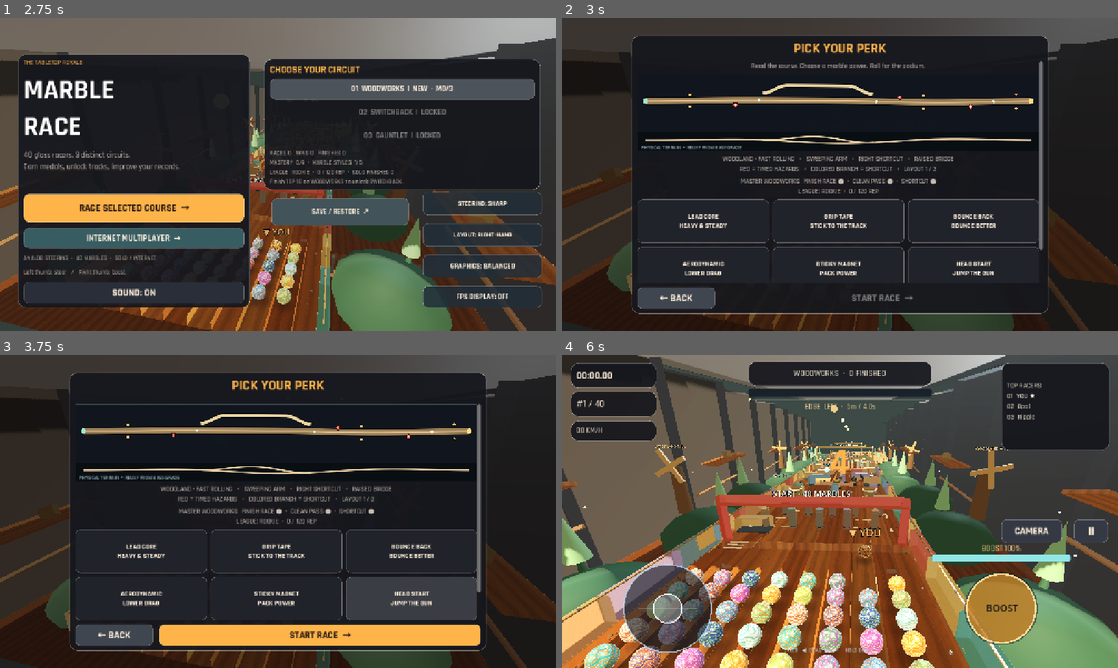
Above: before the commit, frames 1-4 (two rows, left to right).
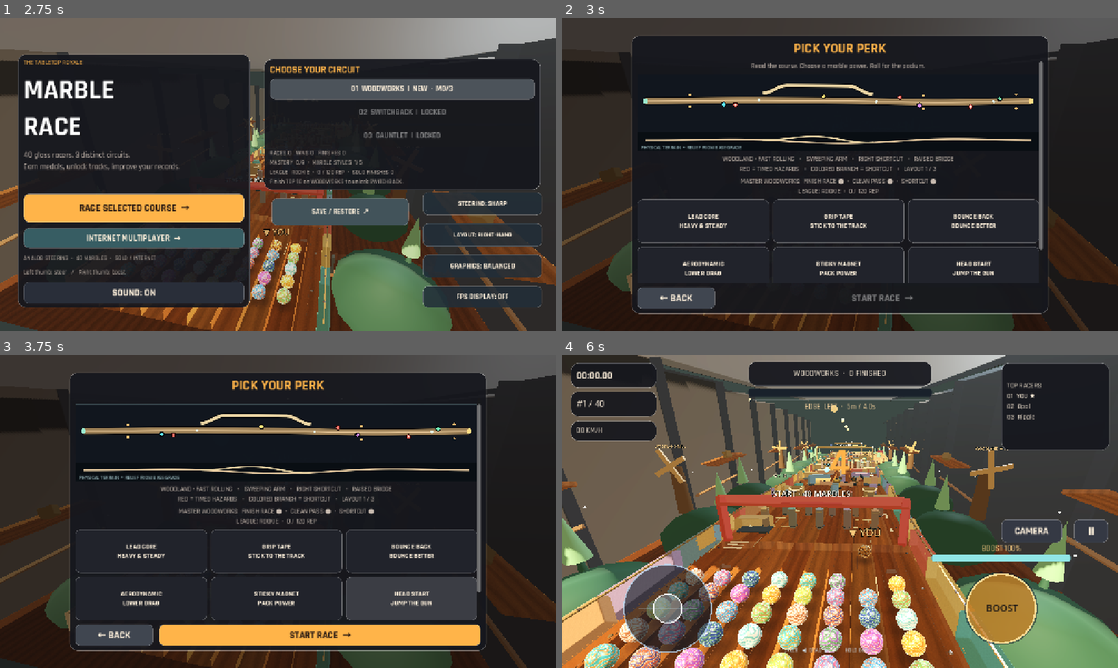
Above: after the commit, the same moments.

Repository: dbrckk/Marble-race-
Game: Godot game, scene res://scenes/main.tscn
Two runs of this game, one before a commit and one after it. Both use one fixed random seed, a clock stepped at 60 frames per second and the inputs below.
Inputs:
- Up to frame 1 (2.75 s): click "STEERING: NORMAL" at 0.5 s; click "01 WOODWORKS | NEW · M0/3" at 1.25 s; click "01 WOODWORKS | NEW · M0/3" at 2 s
- Up to frame 2 (3 s): click "RACE SELECTED COURSE →" at 2.75 s
- Up to frame 3 (3.75 s): click "HEAD START JUMP THE GUN" at 3.5 s
- Up to frame 4 (6 s): click "HEAD START JUMP THE GUN" at 4.25 s; click "HEAD START JUMP THE GUN" at 5 s; click "START RACE →" at 5.75 s

Frame 1 is identical in both runs. In frame 2, less than 0.1% of the frame differs, in the area x 28-80%, y 24-29%; in frame 3, less than 0.1%; in frame 4, nothing differs.

Commit message:
Display exact rare human-only powerup positions as distinct diamonds on nine mobile course maps

Diff:
--- a/scripts/course_briefing.gd
+++ b/scripts/course_briefing.gd
@@ -6,6 +6,7 @@
 const SHORTCUT = preload("res://scripts/shortcut_route.gd")
 const DIRECTOR = preload("res://scripts/race_director.gd")
 const KICKERS = preload("res://scripts/arcade_bumpers.gd")
+const RARE_ITEMS = preload("res://scripts/race_items.gd")
 const START_Z := 12.0
 const FINISH_Z := -185.0
 const TRACK_COLORS := [
@@ -47,6 +48,12 @@
     var x: float = TRACK_PATH.center_at(z,course)+KICKERS.side_offset(
         station,side,course,variation)
     return project(z,x)
+
+func item_marker(index: int) -> Vector2:
+    # Exactly the same absolute world-space placement as the collectible
+    # mesh and its 3D pickup check in every one of the nine race layouts.
+    var position: Vector3 = RARE_ITEMS.placement_at(index,course,variation)
+    return project(position.z,position.x)
 
 func describe() -> String:
     var side: String = "RIGHT" if SHORTCUT.side_for(course) > 0 else "LEFT"
@@ -133,6 +140,15 @@
             var point: Vector2 = kicker_marker(station,side)
             draw_circle(point,4.2,Color(0.03,0.07,0.10,0.94))
             draw_circle(point,2.8,KICKERS.COLORS[course])
+    # Four rare, instant HUMAN-only powerups. The diamond shape is distinct
+    # from circular kinetic hazards and bumper posts even on small screens.
+    for index in range(RARE_ITEMS.ITEM_Z.size()):
+        var position: Vector2 = item_marker(index)
+        var color: Color = RARE_ITEMS.COLORS[(index+course)%RARE_ITEMS.COLORS.size()]
+        draw_circle(position,6.0,Color(0.015,0.025,0.04,0.97))
+        draw_colored_polygon(PackedVector2Array([
+            position+Vector2(0.0,-4.8),position+Vector2(4.8,0.0),
+            position+Vector2(0.0,4.8),position+Vector2(-4.8,0.0)]),color)
     draw_circle(main[0],6.0,Color("#9bebcf"))
     draw_circle(main[main.size()-1],6.0,Color("#ffde85"))
     # A separate real terrain profile makes the biome's physical hills
